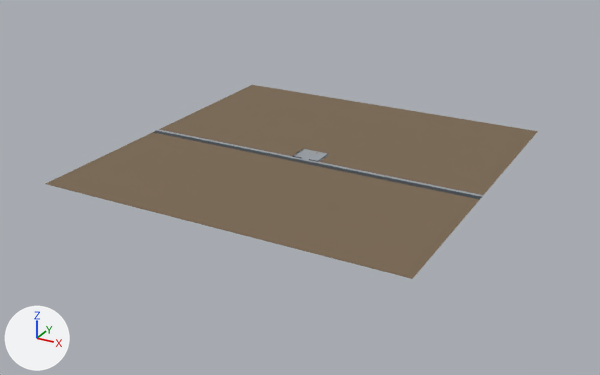
Renders of the glTF model frontend/public/world/assets/login-site-street.glb from each side of a commit.
Rendered twice from a 50 mm lens placed at (907.0, -1704.0, 759.0), pointed at (-12.0, -34.0, -76.0). The lights are fixed; the arrows at lower left show +X, +Y and +Z. The picture after the commit comes second. Where no turn or scale is listed for an object, it has been applied to the vertices. Vertices at exactly the same position are counted once.

The first picture shows 'street-misc', 'street-paint'.
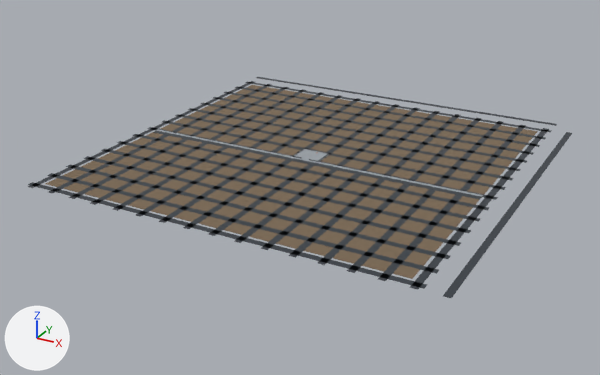
Where the newer file only moved an object's origin or applied its transform, the numbers keep the older frame.

What the commit changed:
me_hoard_s0 is used by ob_street_paint; location (0.0, 0.0, 2.0).
me_hoard_s0 had 470 vertices, 708 faces and spanned x -35.6..35.6, y -29.4..29.4, z -1.2..1.2.
me_hoard_s0 now has 742 vertices, 1116 faces and spans x -482.1..534.9, y -481.9..535.1, z -1.6..1.2.
Part 1, on me_hoard_s0:
272 vertices are added at x -482.1..534.9, y -481.9..535.1, z -1.6..-1.5.
408 new faces join them.

Pixel boxes (x1, y1, x2, y2) of what changed, in the pictures (600 x 375 px):
'street-paint', reshaped: before (292, 148, 329, 162); after (28, 77, 572, 298)
part 1 of me_hoard_s0, added: after (28, 77, 572, 298)
